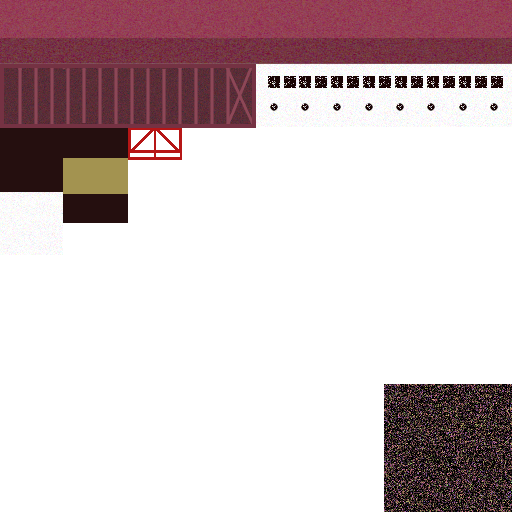
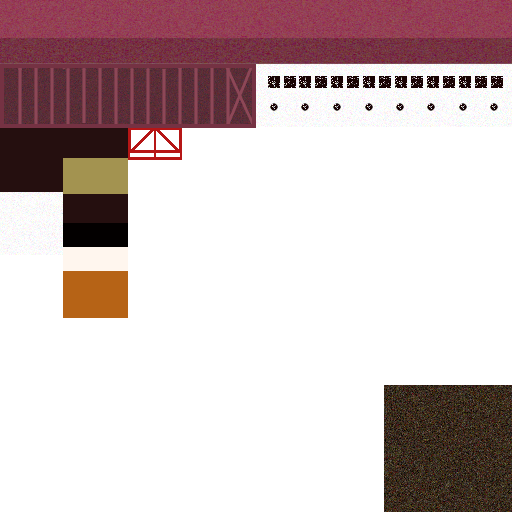
Revision of a layered (512, 512) image; what changed, layer by layer:
added layer "Pasted Layer" above "laker.png" over [384, 385, 512, 512]
painted on "laker.png" over [63, 223, 512, 512]
